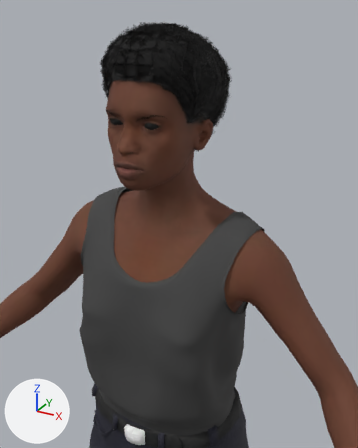
Two versions of the glTF model src/client/models/person-afro.glb, one commit apart.
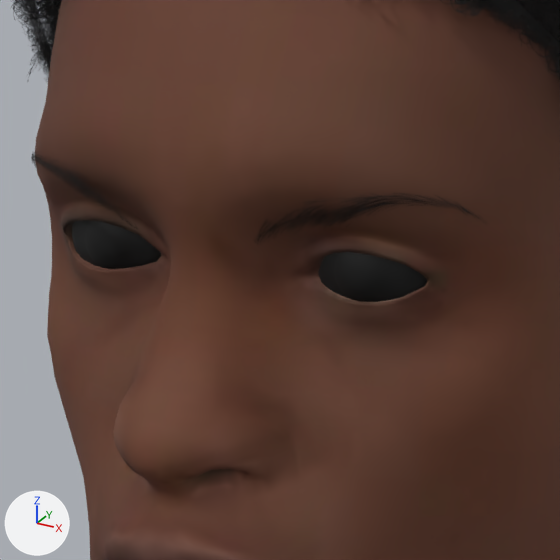
Each version appears first from a camera (50 mm lens) standing at (0.397, -0.704, 1.695) and looking at (0.082, -0.131, 1.408), and next in a close-up on the part from 28% to 50% of the width and 20% to 37% of the height. The lights are fixed; the arrows at lower left show +X, +Y and +Z. The older version's two pictures come first. Vertices at exactly the same position are counted once.

The first close-up shows 'afro.afro01', 'afro.body', 'afro.eyebrow011', 'afro.high-poly'.
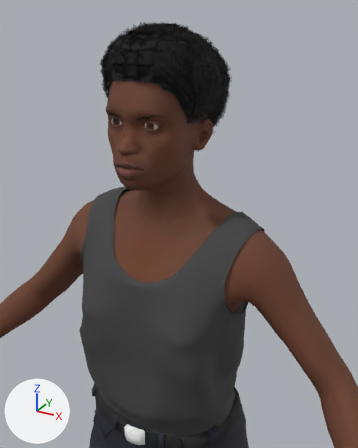
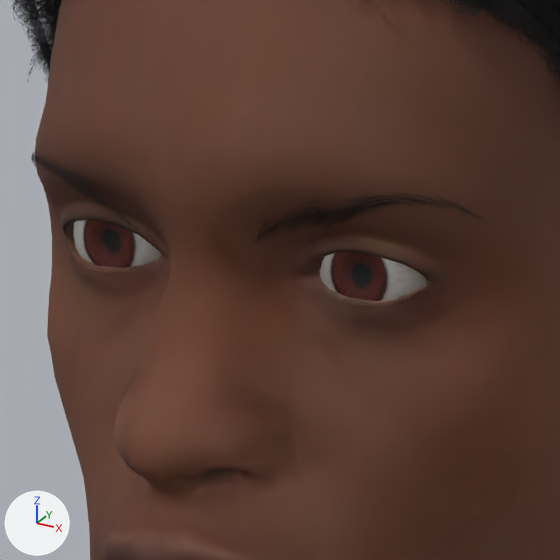
The change, as a diff of the scene's bpy script:
```diff
--- a/src/client/models/person-afro.glb.py
+++ b/src/client/models/person-afro.glb.py
@@ me_high_poly @@
 # used by ob_afro_high_poly; location = (0.0, 0.0, 0.0181)
-me_high_poly.from_pydata(...)  # 1064 vertices, 2040 faces; spans x -0.0445..0.0445, y -0.1216..-0.0979, z 1.5077..1.5395
+me_high_poly.from_pydata(...)  # 552 vertices, 1060 faces; spans x -0.0441..0.0441, y -0.119..-0.0981, z 1.5081..1.5391
+# me_high_poly part 1: the loose piece of 256 vertices spanning x 0.0129..0.0445, y -0.1216..-0.0979, z 1.5077..1.5395 is deleted
+# me_high_poly part 2: the loose piece of 256 vertices spanning x -0.0445..-0.0129, y -0.1216..-0.0979, z 1.5077..1.5395 is deleted
 me_high_poly.materials.append(mat_eyes)
```

Boxes (x1, y1, x2, y2) around the edits, measured in the close-ups (560 x 560 px):
'afro.high-poly', reshaped: before (72, 220, 427, 302); after (74, 220, 427, 301)
part 1 of me_high_poly, deleted: before (318, 252, 427, 302)
part 2 of me_high_poly, deleted: before (72, 220, 161, 269)
